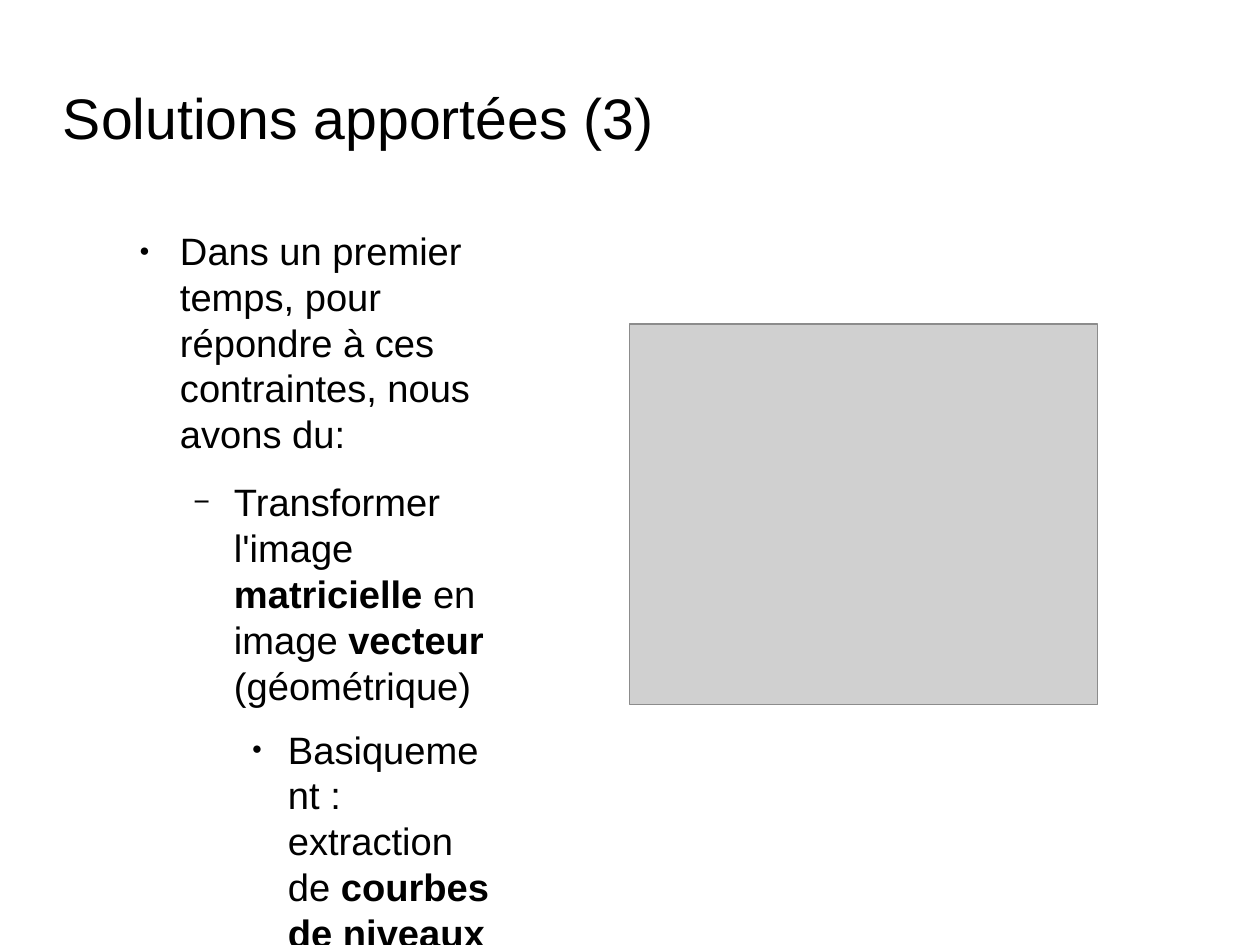
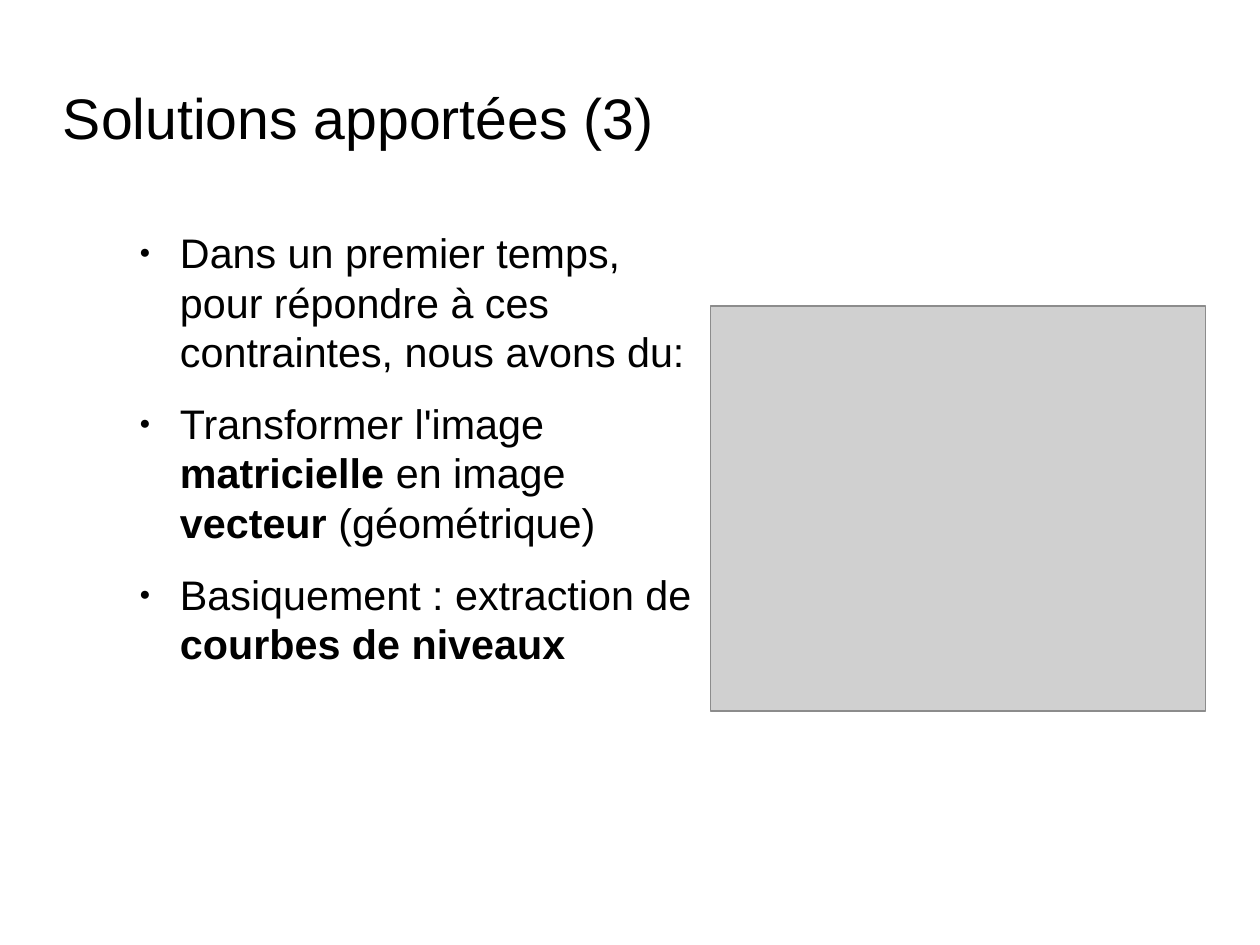
Before and after one commit to nesta7/designProject, a slide deck: slide 12 of presentation_6_juin_Broc.odp. Drawn at 1260x945 pixels with LibreOffice and Linux fonts; fonts in the diff are those of the drawing; grey boxes stand for pictures; background and template pictures are left out. Boxes give left, top, right and bottom in pixels: in the first picture for what was removed or moved away, otherwise in the second. Text is boxed around its words. In the diff, an @@ line names an element or a change of style, - is before the commit and + after.

```diff
--- a/presentation_6_juin_Broc.odp
+++ b/presentation_6_juin_Broc.odp
@@ text "Dans un premier temps, pour ..." at <box>180,238,691,660</box>: size 24.1 to 26 pt; bullet − to ●; list level 2 to 1 in "Transformer l'image matricielle en image ..."; list level 3 to 1 in "Basiquement : extraction de courbes ..." @@
@@ picture: place and size @@
-picture at <box>630,324,1098,704</box>
+picture at <box>711,306,1206,711</box>
```
Also in this commit, not shown: 2 other slides changed, 1 slide added, 1 slide removed.
